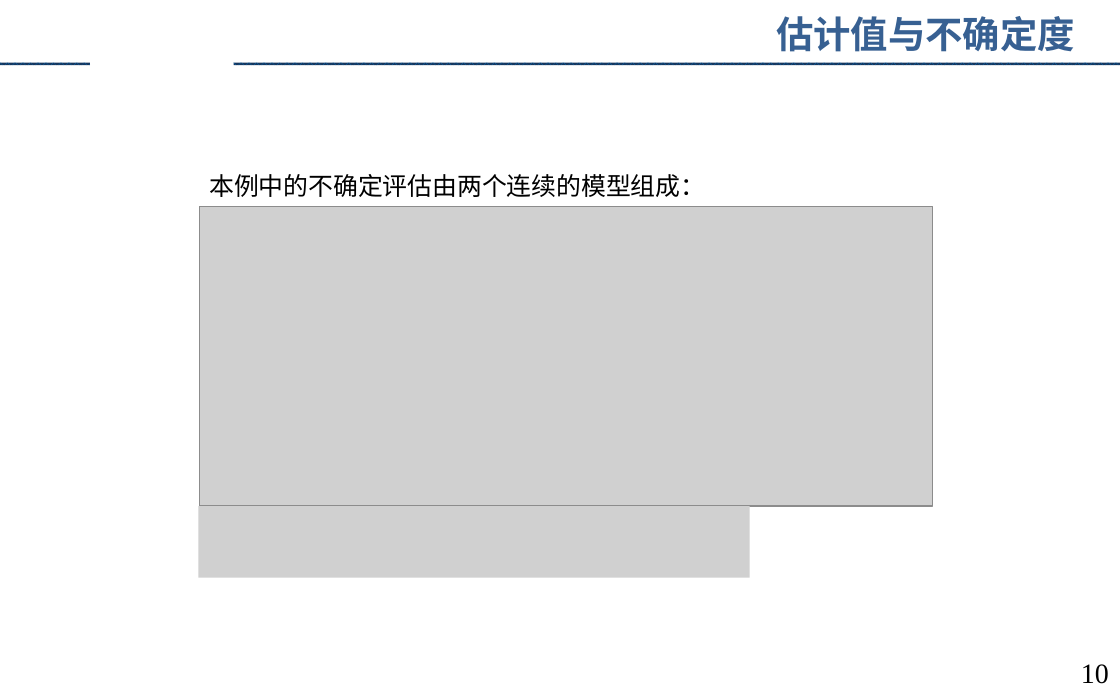
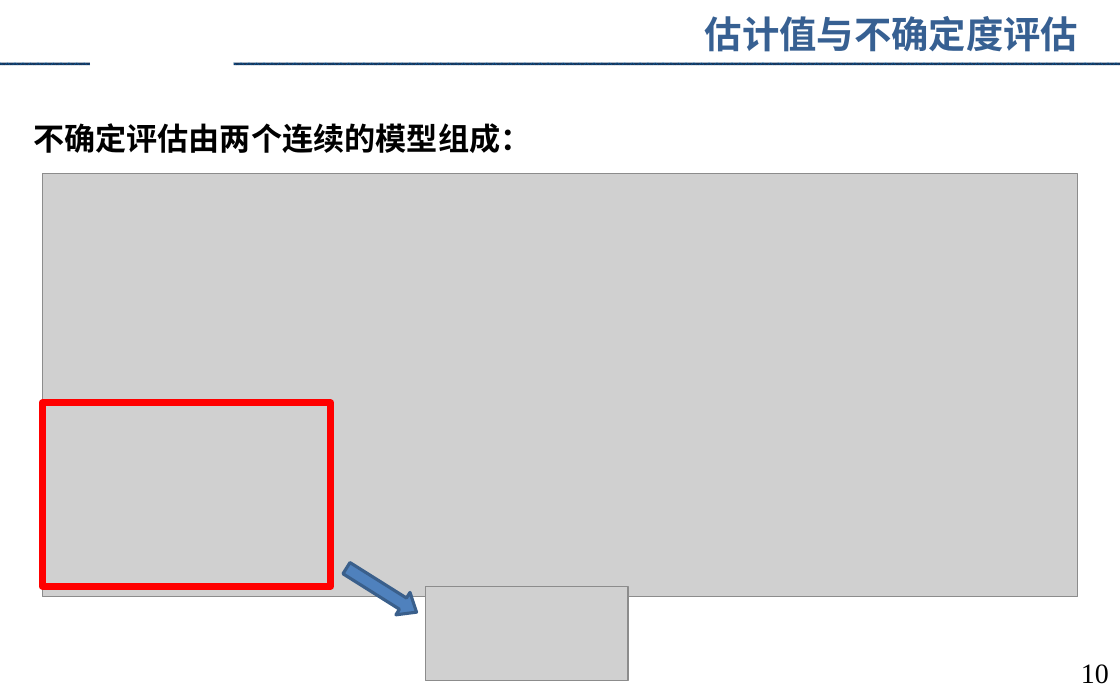
Before and after one commit to augusto-13/ErrorTheory_discussion_ppt, a slide deck: slide 10 of 2023-4-9.pptx. Drawn at 1120x700 pixels with LibreOffice and Linux fonts; fonts in the diff are those of the drawing; grey boxes stand for pictures; background and template pictures are left out. Boxes give left, top, right and bottom in pixels: in the first picture for what was removed or moved away, otherwise in the second. Text is boxed around its words. In the diff, an @@ line names an element or a change of style, - is before the commit and + after.

```diff
--- a/2023-4-9.pptx
+++ b/2023-4-9.pptx
@@ text at [705, 16, 1078, 52]: text changed @@
-估计值与不确定度
+估计值与不确定度评估
@@ text at [33, 123, 532, 153]: text changed; size 16 to 20 pt; bold on @@
-本例中的不确定评估由两个连续的模型组成：
+不确定评估由两个连续的模型组成：
@@ picture: place and size @@
-picture at [199, 206, 933, 506]
+picture at [43, 174, 1079, 597]
@@ rectangle added at [43, 403, 332, 587], outline #FF0000 4.5 pt @@
@@ picture removed at [198, 506, 749, 578] @@
@@ down arrow added at [340, 557, 424, 624], fill #4F81BD, outline #3A5F8C 2 pt @@
@@ picture added at [426, 586, 628, 680] @@
```
Also in this commit, not shown: 4 other slides changed.
